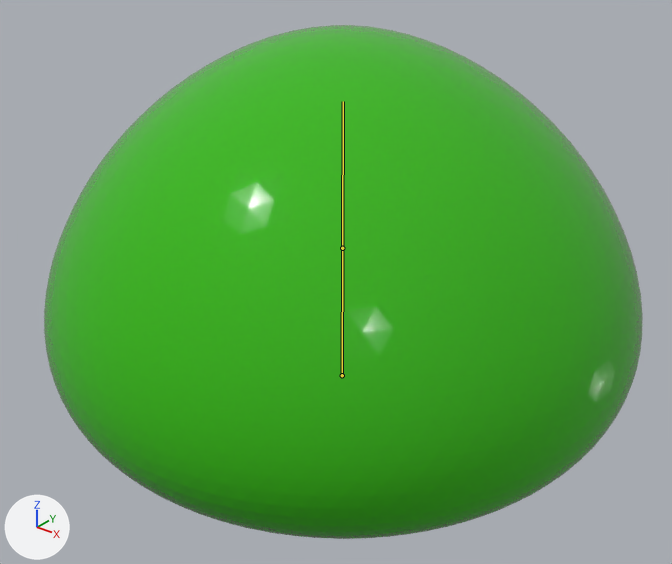
The Blender file assets/schleim.blend as it was, and as the next commit left it.
One viewpoint serves both versions: a 50 mm camera at (1.795, -2.282, 1.951) aimed at (0.029, -0.073, 0.582). The axes (+X, +Y, +Z) are drawn at lower left. The lights are the same throughout. The picture after the commit comes second. The bones that bend it are drawn over the model as lines.
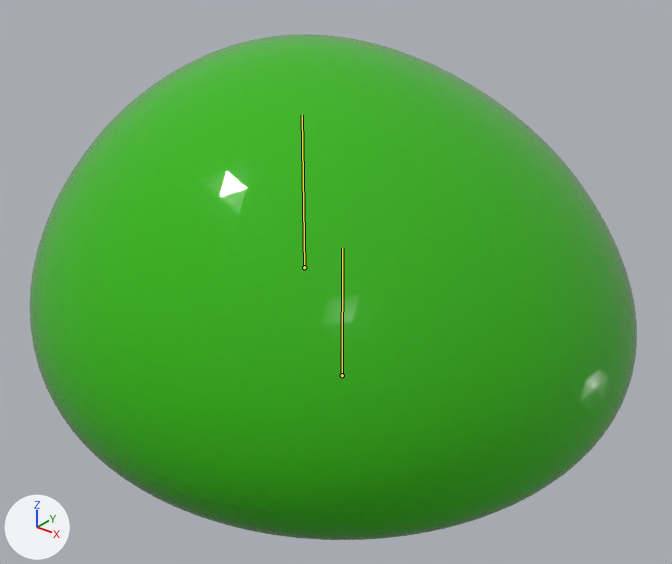
The newer file adds an action. The first version stands in its rest pose; the second is drawn at frame 4 of the action 'idle'.

What differs and where, as boxes (x1, y1, x2, y2) in the pictures (672 x 564 px):
'Icosphere', posed: before (44, 25, 643, 539); after (30, 34, 637, 540)
bone 'Bone.001', root to tip: before (342, 248) to (343, 101); after (304, 267) to (302, 115)

What the commit changed:
Bone 'Bone.001' (bone_bone_001) moves from (0.0, 0.0, 0.0) to (0.0, 0.0, 0.2).
